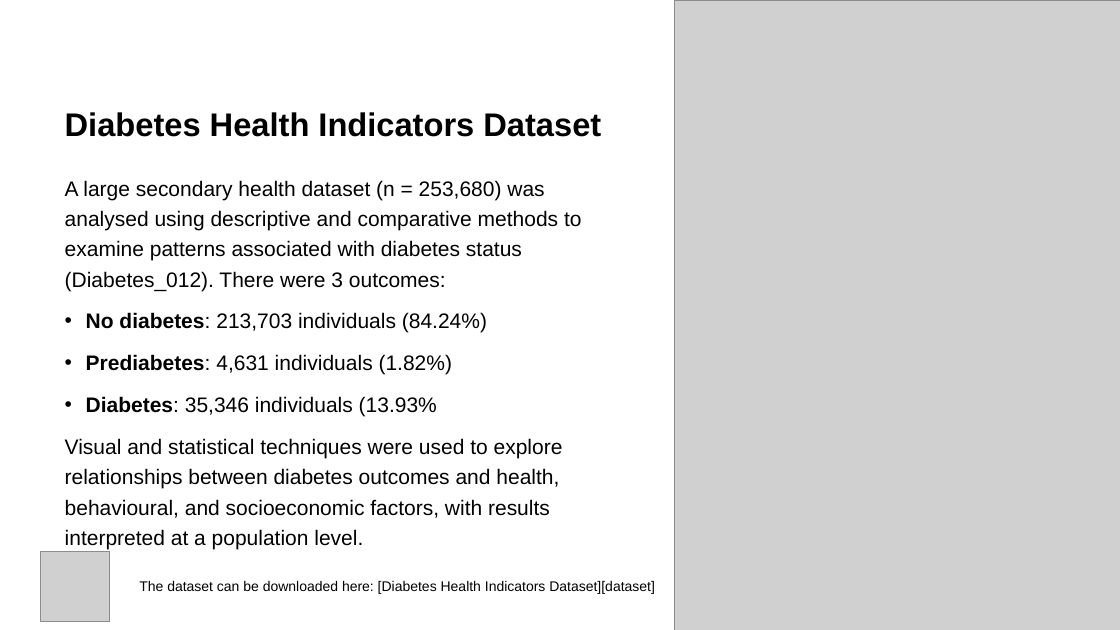
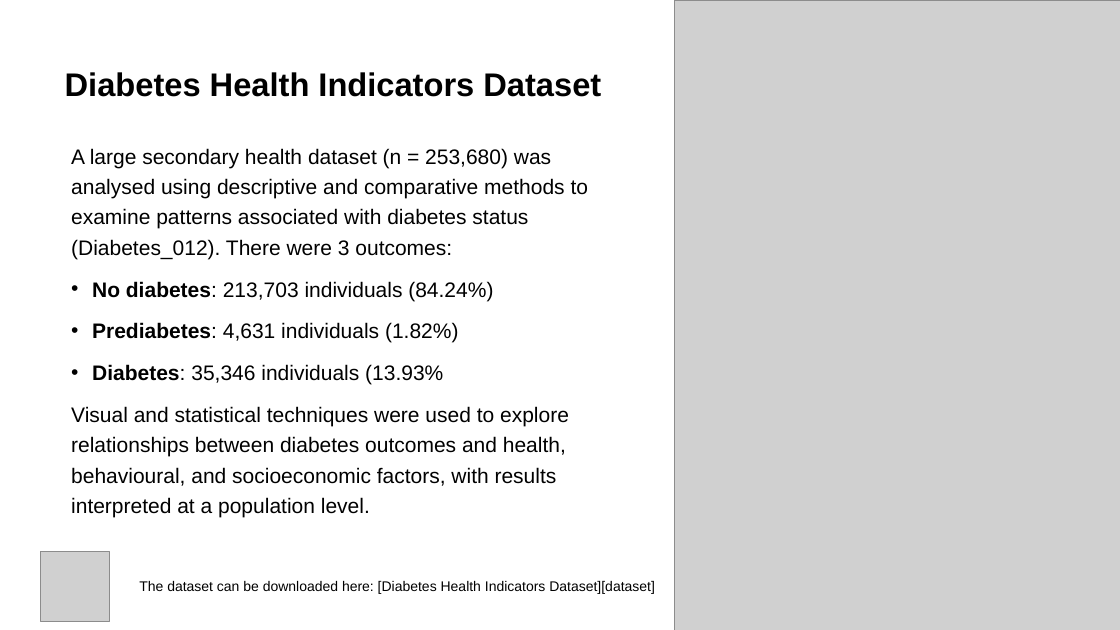
Before and after one commit to teresamcgarry/diabetes, a slide deck: slide 5 of presentation/diabetes_presentation.pptx. Drawn at 1120x630 pixels with LibreOffice and Linux fonts; fonts in the diff are those of the drawing; grey boxes stand for pictures. Boxes give left, top, right and bottom in pixels: in the first picture for what was removed or moved away, otherwise in the second. Text is boxed around its words. In the diff, an @@ line names an element or a change of style, - is before the commit and + after.

Commit message:
Diabetes Presentation

```diff
--- a/presentation/diabetes_presentation.pptx
+++ b/presentation/diabetes_presentation.pptx
@@ title "Diabetes Health Indicators Dataset": place and size @@
-title "Diabetes Health Indicators Dataset" at (65, 112, 601, 137)
+title "Diabetes Health Indicators Dataset" at (65, 72, 601, 97)
@@ text "A large secondary health dataset ...": place and size @@
-text "A large secondary health dataset ..." at (65, 180, 581, 549)
+text "A large secondary health dataset ..." at (71, 148, 588, 517)
```
Also in this commit, not shown: 5 other slides changed, 6 slides added, 2 slides removed.
